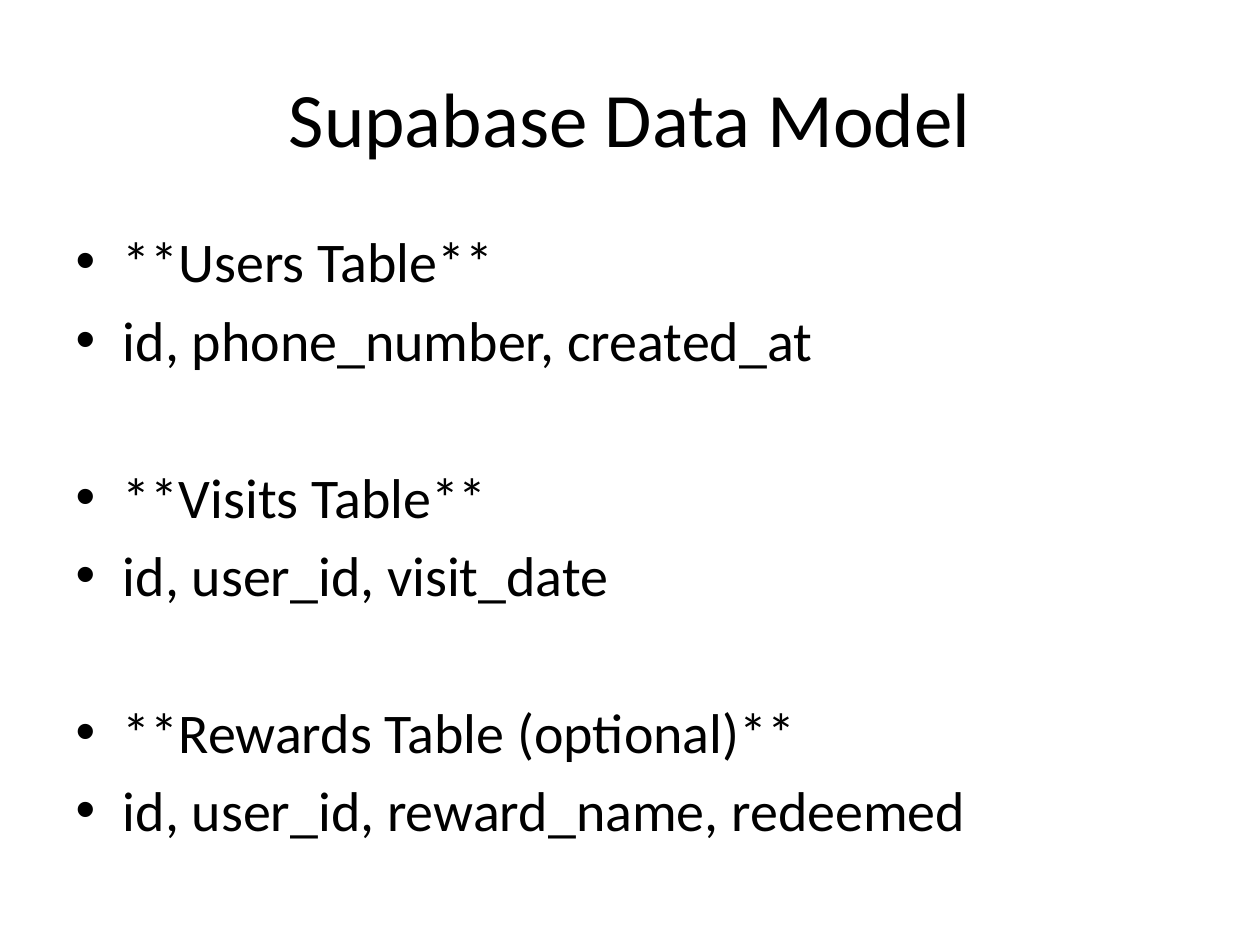
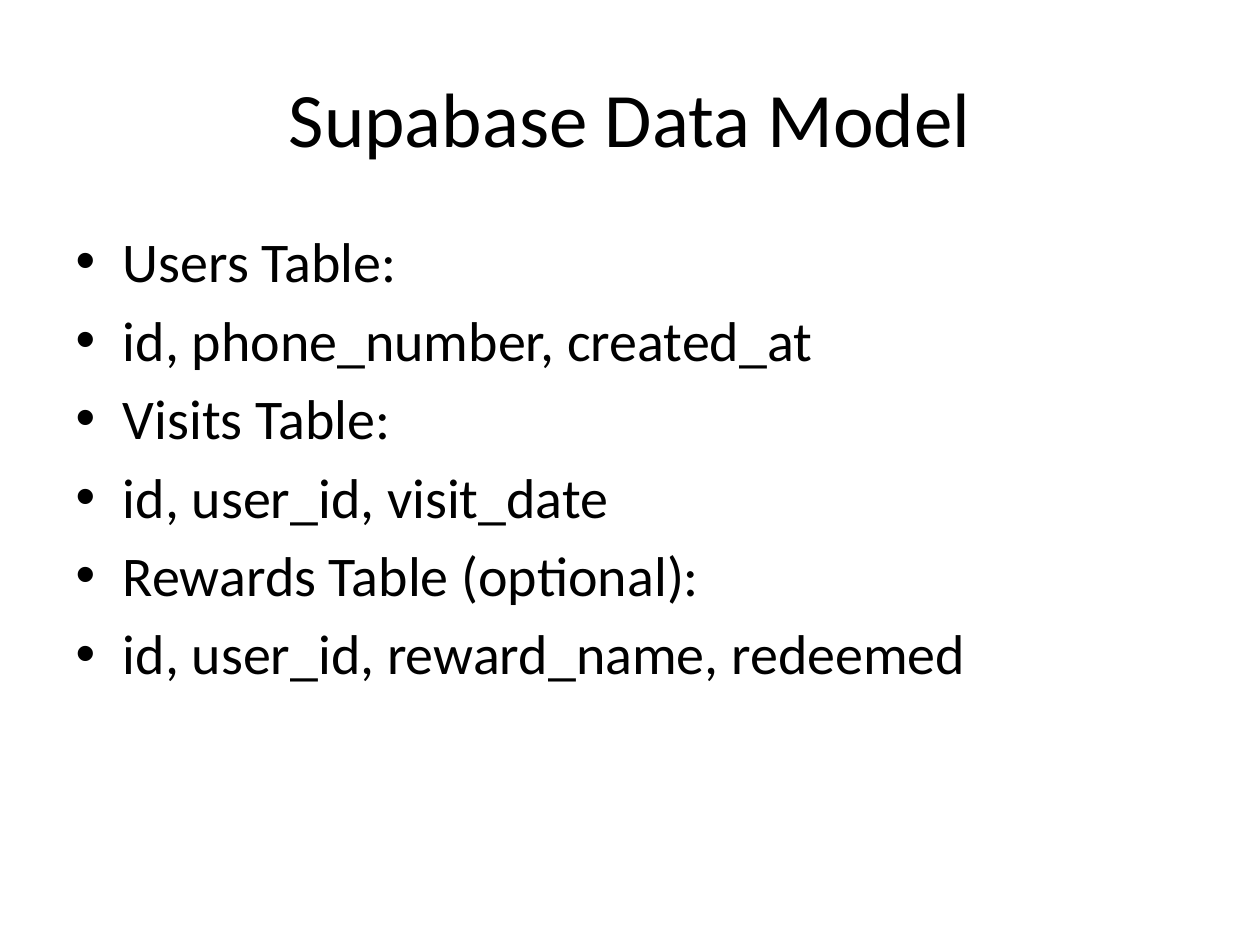
Before and after one commit to Kelvinkimotho/loyalty-vibes, a slide deck: slide 7 of Loyalty_Vibes_Pitch_Deck.pptx. Drawn at 1260x945 pixels with LibreOffice and Linux fonts; fonts in the diff are those of the drawing. Boxes give left, top, right and bottom in pixels: in the first picture for what was removed or moved away, otherwise in the second. Text is boxed around its words. In the diff, an @@ line names an element or a change of style, - is before the commit and + after.

```diff
--- a/Loyalty_Vibes_Pitch_Deck.pptx
+++ b/Loyalty_Vibes_Pitch_Deck.pptx
@@ text at [123,243,397,283]: text changed @@
-• **Users Table**
+• Users Table:
@@ text at [123,400,390,440]: text changed @@
-• **Visits Table**
+• Visits Table:
@@ text at [123,555,698,605]: text changed @@
-• **Rewards Table (optional)**
+• Rewards Table (optional):
```
Also in this commit, not shown: 6 other slides changed.
